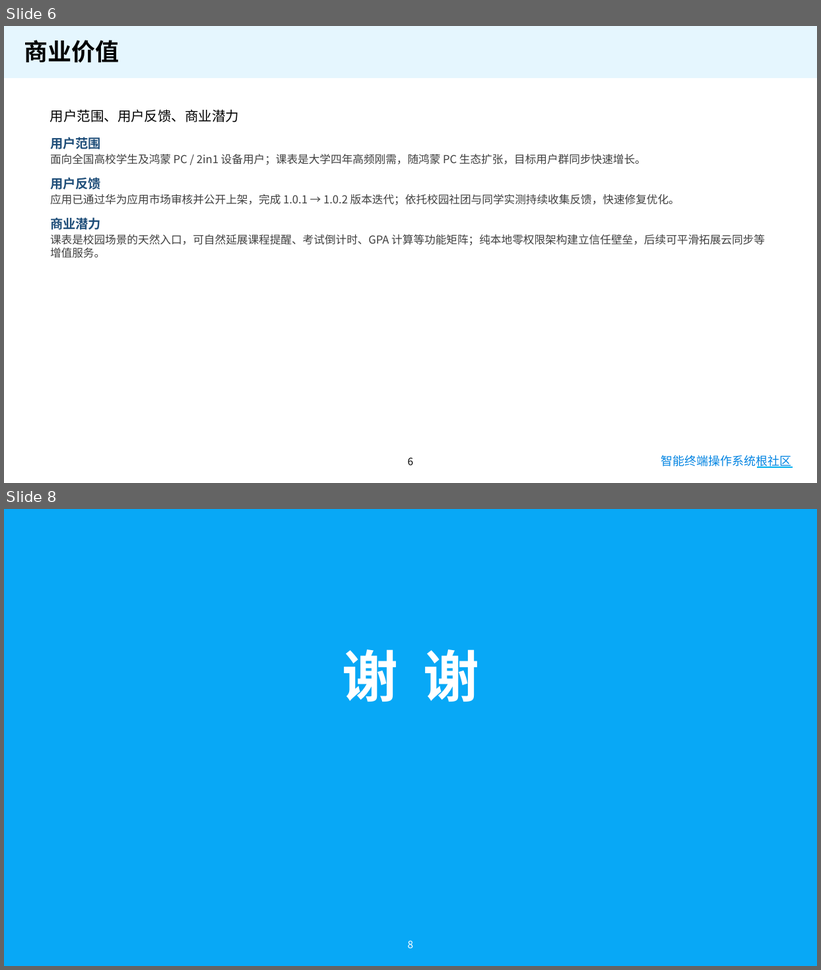
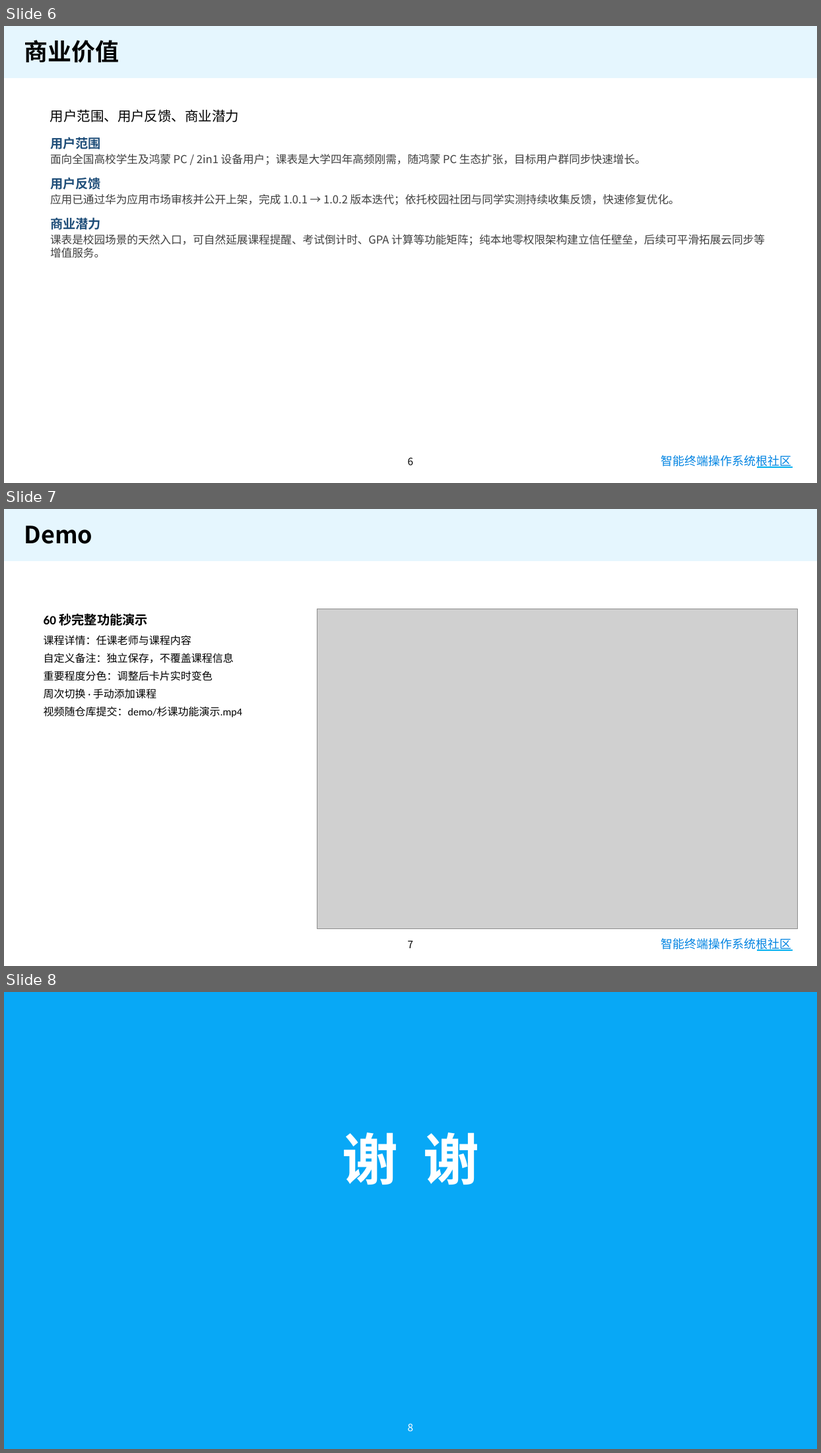
Before and after one commit to drumstarcow/my-timetable, a slide deck: docs/杉课-OH大赛赛道三作品提交.pptx. Shown one above the other, each under a label of ours: slides 6 and 8 before the commit, slides 6, 7 and 8 after it; the slides between them are not shown. The pictures are 821x970 and 821x1453 pixels, drawn with LibreOffice and Linux fonts; fonts in the diff are those of the drawing; grey boxes stand for pictures; background and template pictures are left out. Boxes give left, top, right and bottom in pixels: in the first picture for what was removed or moved away, otherwise in the second. Text is boxed around its words. In the diff, an @@ line names an element or a change of style, - is before the commit and + after.

Commit message:
docs: Demo页补回演示说明文字

```diff
--- a/docs/杉课-OH大赛赛道三作品提交.pptx
+++ b/docs/杉课-OH大赛赛道三作品提交.pptx
@@ slide 7 added at (4,509,817,966), background #FFFFFF; not listed: 3 template elements that a slide beside it also shows @@
@@ text added at (24,525,93,544), 28 pt, text #000000, bold @@
+Demo
@@ text added at (44,613,242,718), 12.5 pt, text #000000 @@
+60 秒完整功能演示
+课程详情：任课老师与课程内容
+自定义备注：独立保存，不覆盖课程信息
+重要程度分色：调整后卡片实时变色
+周次切换 · 手动添加课程
+视频随仓库提交：demo/杉课功能演示.mp4
@@ picture added at (318,609,797,929) @@
@@ page number added at (408,941,414,949), 12 pt, text #000000 @@
+7
```
Also in this commit, not shown: 1 slide removed.
